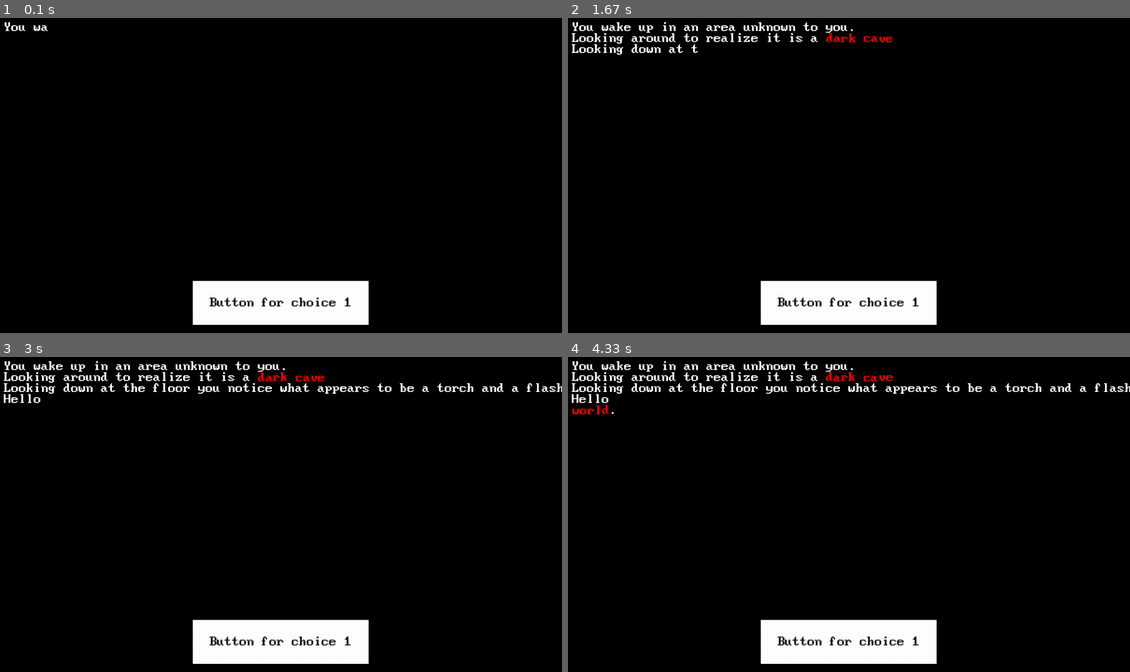
Above: before the commit, frames 1-4 (two rows, left to right).
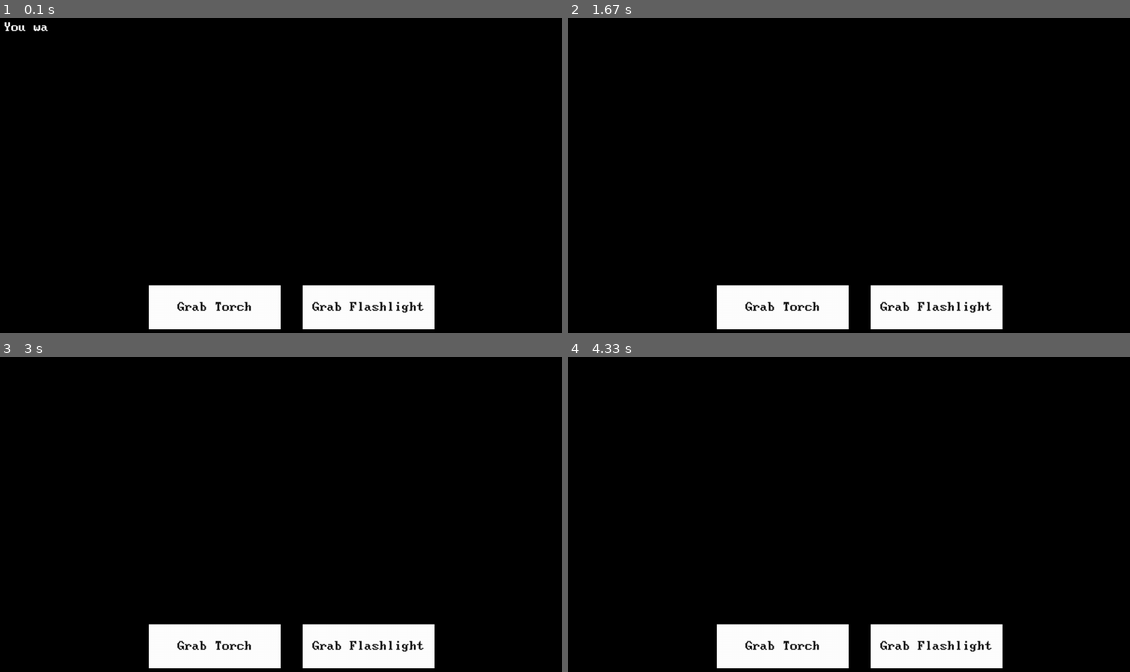
Above: after the commit, the same moments.

Repository: mortalglitch/reflections-cyoa
Game: pygame game, started from main.py
Two runs of this game, one before a commit and one after it. Both use one fixed random seed, a clock stepped at 60 frames per second and the inputs below.
Inputs (mouse positions are in pixels of both pictures, inside the frame that each line leads up to):
- Up to frame 1 (0.1 s): no input
- Up to frame 2 (1.67 s): press the mouse at (781, 307) at 0.37 s; move the mouse to (804, 197) at 0.47 s; release the mouse at (826, 87) at 0.6 s
- Up to frame 3 (3 s): no input
- Up to frame 4 (4.33 s): no input

The runs differ from the first frame. In frame 1, 4.6% of the frame differs, in the area x 26-78%, y 83-99%; in frame 2, 6.0%; in frame 3, 6.9%; in frame 4, 7.0%, in the area x 0-100%, y 1-99%.

Commit message:
Updated main to remove most demo contents and added button generator

Diff:
--- a/main.py
+++ b/main.py
@@ -11,10 +11,17 @@
 
 game_frame = 0
 objects = []
+current_buttons = []
+change_flag = True
+current_section = 0
 
 
 def main():
     global game_frame
+    global objects
+    global current_buttons
+    global change_flag
+    global current_section
     # pygame init
     pygame.init()
     screen = pygame.display.set_mode((SCREEN_WIDTH, SCREEN_HEIGHT))
@@ -25,44 +32,31 @@
     clock = pygame.time.Clock()
     dt = 0
 
-    test_section = []
-    test_section.append("You wake up in an area unknown to you.")
-    test_section.append(
-        "Looking around to realize it is a [#c-255,0,0#] [#shake#] dark cave [#reset#]"
-    )
-    test_section.append(
-        "Staring down at the floor you notice what appears to [#newline#] be a torch and a flashlight."
-    )
-
     # NOTE Line length greater than 70 should newline
 
     # newFancyText = FancyText(FONT, screen, test_section, objects)
 
     story_sections = story_parser(STORY)
 
-    newFancyText = FancyText(FONT, screen, story_sections[0].text_block, objects)
-    ## Button Testing
-    customButton = Button(
-        440,
-        600,
-        400,
-        100,
-        pygFont,
-        screen,
-        objects,
-        False,
-        "Button for choice 1",
-        myFunction,
-        "data_choice",
-    )
-
     while True:
         for event in pygame.event.get():
             if event.type == pygame.QUIT:
                 return
-        # Draw a white background
+        # Draw a black background
         screen.fill("black")
-
+        if change_flag:
+            newFancyText = FancyText(
+                FONT, screen, story_sections[current_section].text_block, objects
+            )
+            generate_buttons(
+                story_sections[current_section].choices,
+                current_buttons,
+                objects,
+                pygFont,
+                screen,
+                newFancyText,
+            )
+            change_flag = False
         for object in objects:
             object.process()
 
@@ -70,7 +64,6 @@
         pygame.display.flip()
         game_frame += 1
 
-        # print("Hello from reflections-cyoa!")
         dt = clock.tick(60) / 1000
 
 
@@ -88,8 +81,32 @@
     return x, y
 
 
-def myFunction(current_choice):
+def progess_story(current_choice, current_text):
     print(f"Choice clicked: ", current_choice)
+    objects.remove(current_text)
+
+
+def generate_buttons(choices, current_buttons, objects, pygFont, screen, newFancyText):
+    if current_buttons != None:
+        for button in current_buttons:
+            objects.remove(button)
+    offset = -300
+    for choice in choices:
+        newButton = Button(
+            SCREEN_WIDTH / len(choices) + offset,
+            SCREEN_HEIGHT - 110,
+            300,
+            100,
+            pygFont,
+            screen,
+            objects,
+            newFancyText,
+            False,
+            choice[0],
+            progess_story,
+            choice[1],
+        )
+        offset += 350
 
 
 if __name__ == "__main__":
--- a/src/button.py
+++ b/src/button.py
@@ -13,6 +13,7 @@
         font,
         screen,
         objects,
+        current_text,
         onePress=False,
         buttonText="Button",
         onclickFunction=None,
@@ -27,6 +28,7 @@
         self.onePress = onePress
         self.screen = screen
         self.objects = objects
+        self.current_text = current_text
 
         self.fillColors = {
             "normal": "#ffffff",
@@ -53,10 +55,10 @@
                 self.buttonSurface.fill(self.fillColors["pressed"])
 
                 if self.onePress:
-                    self.onclickFunction(self.dataChoice)
+                    self.onclickFunction(self.dataChoice, self.current_text)
 
                 elif not self.alreadyPressed:
-                    self.onclickFunction(self.dataChoice)
+                    self.onclickFunction(self.dataChoice, self.current_text)
                     self.alreadyPressed = True
 
             else:
